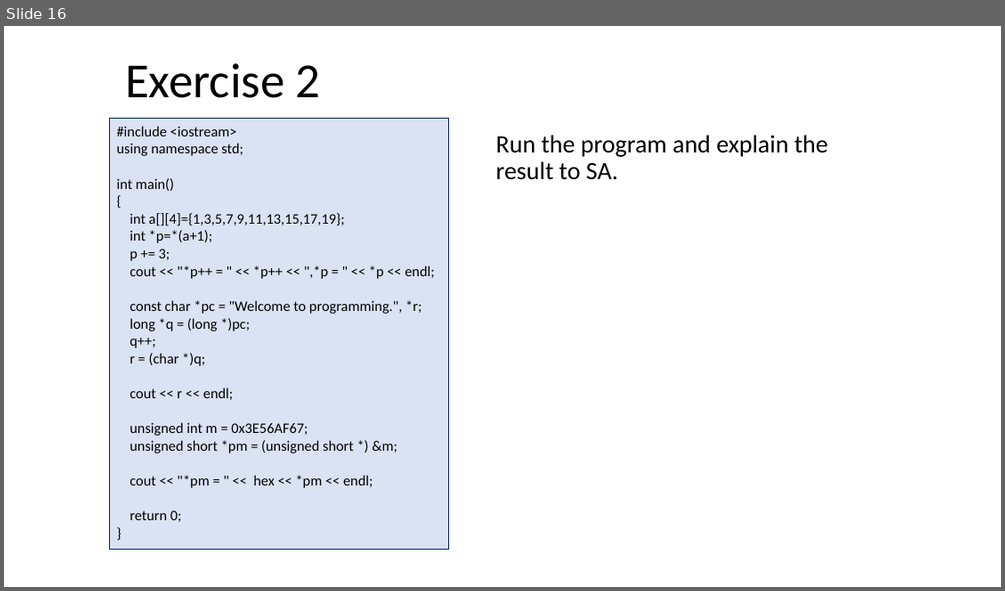
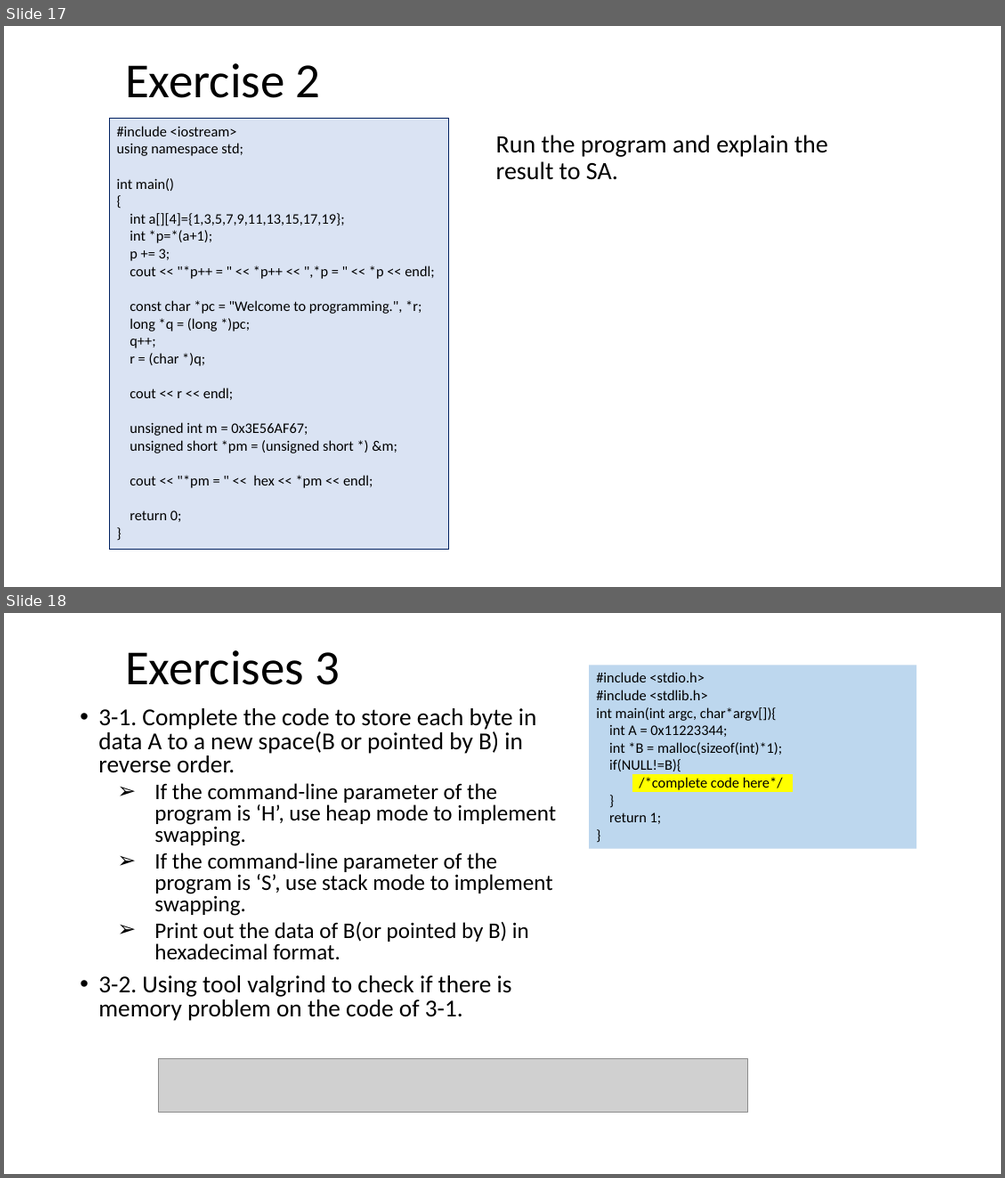
Before and after one commit to ShiqiYu/CPP, a slide deck: week05/Lab05.pptx. Shown one above the other, each under a label of ours: slide 16 before the commit, slides 17 and 18 after it. The pictures are 1005x591 and 1005x1178 pixels, drawn with LibreOffice and Linux fonts; fonts in the diff are those of the drawing; grey boxes stand for pictures; background and template pictures are left out. Boxes give left, top, right and bottom in pixels: in the first picture for what was removed or moved away, otherwise in the second. Text is boxed around its words. In the diff, an @@ line names an element or a change of style, - is before the commit and + after.

```diff
--- a/week05/Lab05.pptx
+++ b/week05/Lab05.pptx
@@ slide 18 added at bbox=[4, 613, 1001, 1174], background #FFFFFF @@
@@ title added at bbox=[125, 650, 340, 685], 47 pt, text #000000 @@
+Exercises 3
@@ rectangle added at bbox=[589, 665, 916, 849], fill #BDD7EE, 14 pt, text #000000 @@
+#include <stdio.h>
+#include <stdlib.h>
+int main(int argc, char*argv[]){
+int A = 0x11223344;
+int *B = malloc(sizeof(int)*1);
+if(NULL!=B){
+/*complete code here*/
+}
+return 1;
+}
@@ text added at bbox=[98, 708, 556, 1021], 21.4 pt, text #000000 @@
+• 3-1. Complete the code to store each byte in data A to a new space(B or pointed by B) in reverse order.
+  ➢ If the command-line parameter of the program is ‘H’, use heap mode to implement swapping.
+  ➢ If the command-line parameter of the program is ‘S’, use stack mode to implement swapping.
+  ➢ Print out the data of B(or pointed by B) in hexadecimal format.
+• 3-2. Using tool valgrind to check if there is memory problem on the code of 3-1.
@@ picture added at bbox=[159, 1059, 748, 1111] @@
@@ what was slide 16 is now slide 17 @@
```
Also in this commit, not shown: 1 slide changed, 15 other slides added, 14 slides removed, 3 other files.
